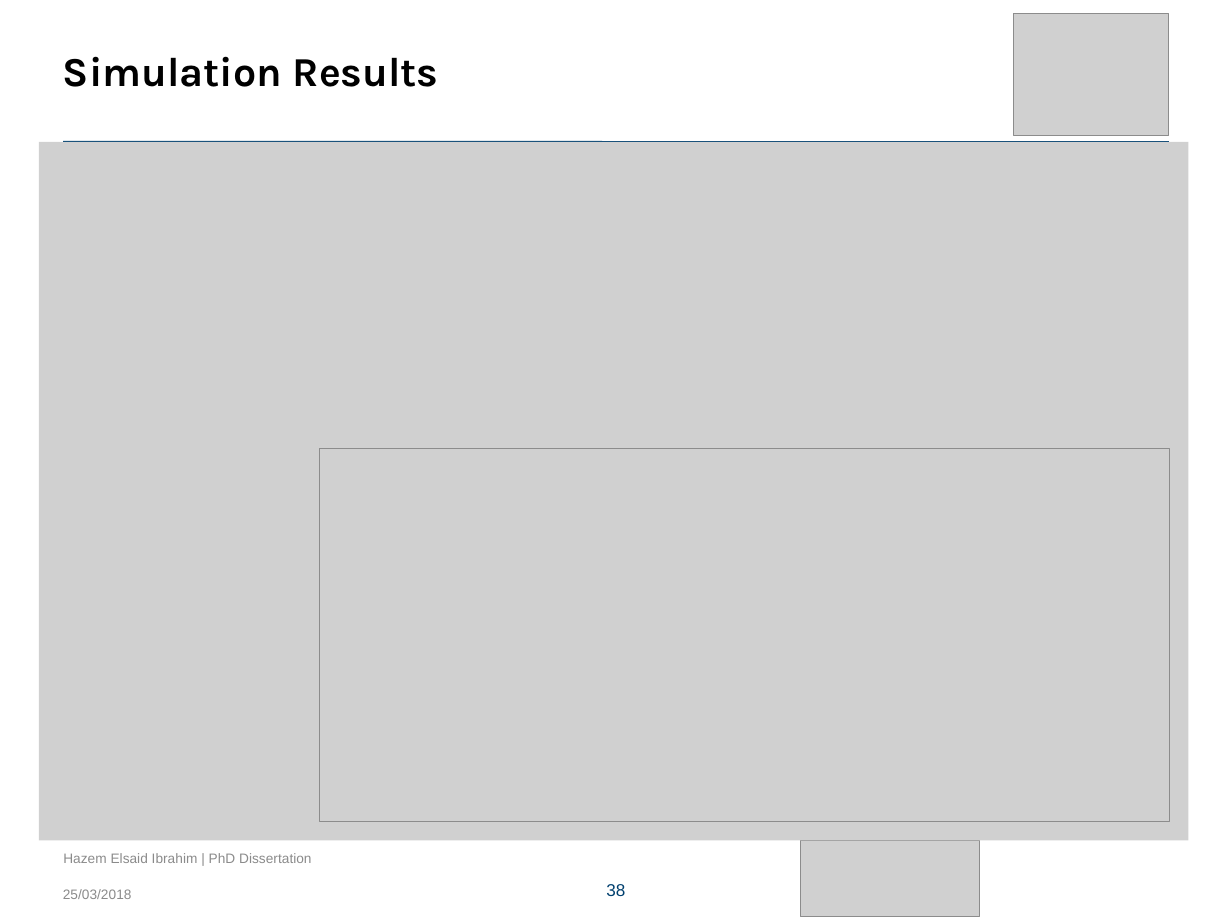
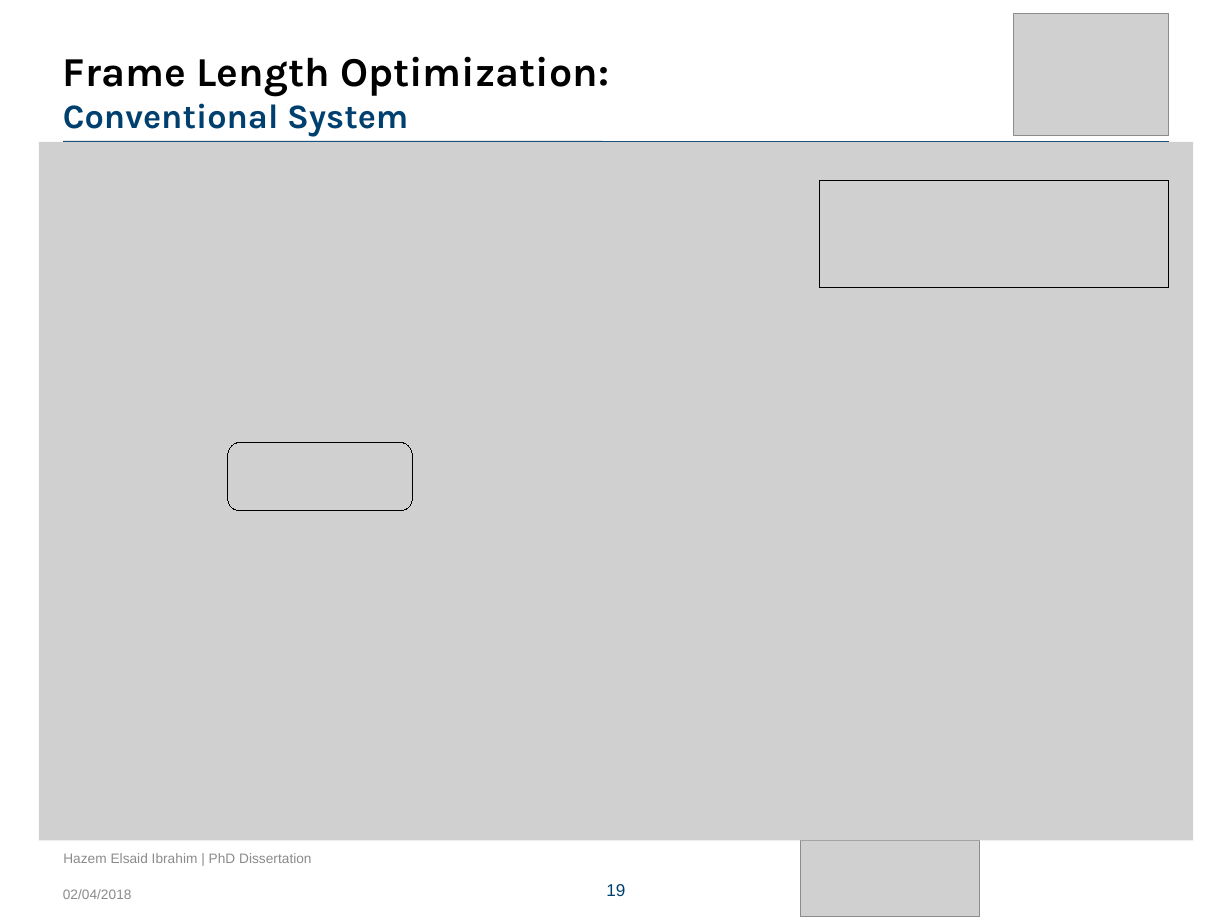
Before and after one commit to HazemAAhmed/Thesis, a slide deck: slide 19 of Final_presentation/Hazem_presentation.pptx (slide 38 before the commit). Drawn at 1232x924 pixels with LibreOffice and Linux fonts; fonts in the diff are those of the drawing; grey boxes stand for pictures; background and template pictures are left out. Boxes give left, top, right and bottom in pixels: in the first picture for what was removed or moved away, otherwise in the second. Text is boxed around its words. In the diff, an @@ line names an element or a change of style, - is before the commit and + after.

```diff
--- a/Final_presentation/Hazem_presentation.pptx
+++ b/Final_presentation/Hazem_presentation.pptx
@@ title at <box>63,56,609,137</box>: text changed @@
-  Simulation Results
+  Frame Length Optimization:
+  Conventional System
@@ picture: place and size @@
-picture at <box>38,142,1188,840</box>
+picture at <box>38,142,1193,840</box>
@@ picture added at <box>819,181,1168,288</box> @@
@@ picture added at <box>228,442,413,510</box> @@
@@ picture removed at <box>319,448,1169,822</box> @@
@@ text at <box>63,889,132,899</box>: text changed @@
-25/03/2018
+02/04/2018
@@ page number at <box>606,884,625,896</box>: text changed @@
-38
+19
```
Also in this commit, not shown: 43 other slides changed, 13 slides added, 1 slide removed, 11 other files.
